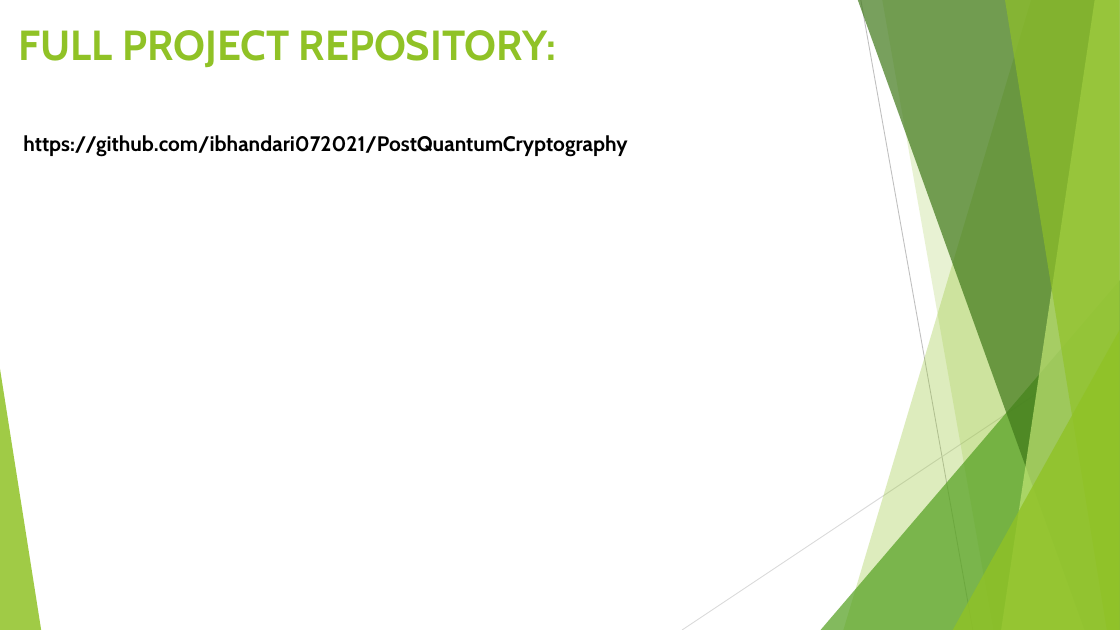
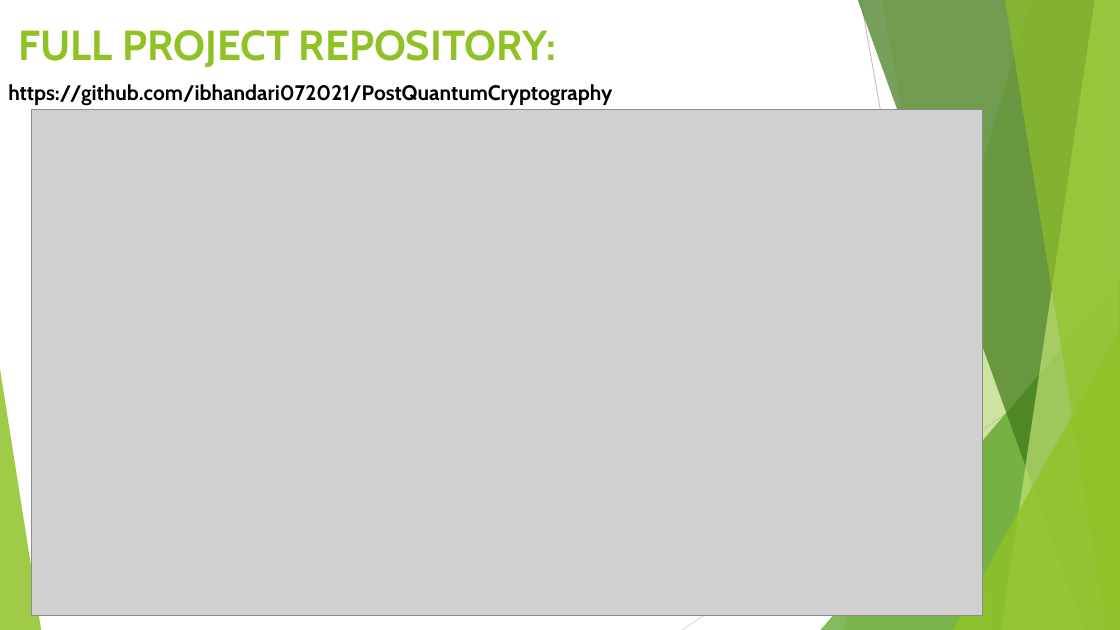
Before and after one commit to ibhandari072021/PostQuantumCryptography, a slide deck: slide 17 of docs/pitch/CYBR698_CapstoneProject_Presentation_WithSpeakerNotes.pptx (slide 16 before the commit). Drawn at 1120x630 pixels with LibreOffice and Linux fonts; fonts in the diff are those of the drawing; grey boxes stand for pictures. Boxes give left, top, right and bottom in pixels: in the first picture for what was removed or moved away, otherwise in the second. Text is boxed around its words. In the diff, an @@ line names an element or a change of style, - is before the commit and + after.

```diff
--- a/docs/pitch/CYBR698_CapstoneProject_Presentation_WithSpeakerNotes.pptx
+++ b/docs/pitch/CYBR698_CapstoneProject_Presentation_WithSpeakerNotes.pptx
@@ text "https://github.com/ibhandari072021/PostQuantumCryptography" moved from (x1=23, y1=135, x2=627, y2=157) to (x1=8, y1=84, x2=612, y2=106) @@
@@ picture added at (x1=32, y1=109, x2=983, y2=616) @@
```
Also in this commit, not shown: 1 slide added, 2 other files.
